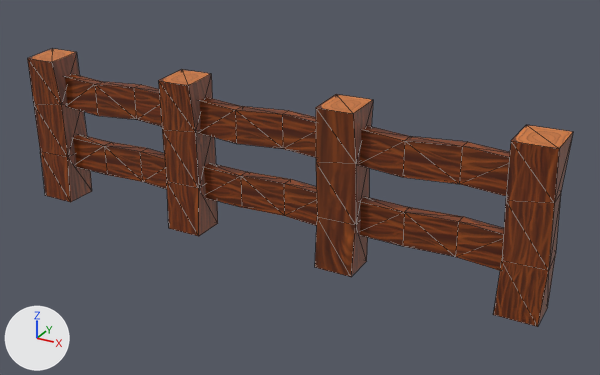
The OBJ model data/assets/fence/fence.obj: old version first, new version second.
Before and after are seen from a 50 mm lens placed at (2.198, -2.144, 1.312), pointed at (0.996, 0.04, 0.22). The axes (+X, +Y, +Z) are drawn at lower left. The lights are the same throughout. Mesh edges are drawn as thin lines. Where no turn or scale is listed for an object, it has been applied to the vertices.

Names of what the first picture shows: 'pfosten_main'.
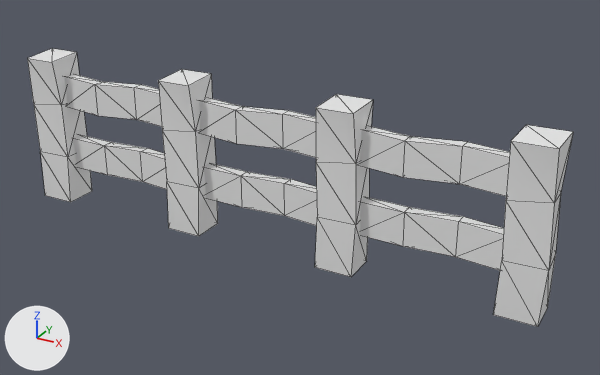
The newer file is also turned or shifted as a whole; pictures and numbers use the older file's frame.

The edits, one by one:
me_pfosten_main has 160 vertices, 280 faces and spans x -0.07..1.83, y -0.06..0.07, z 0.0..0.55.
me_pfosten_main no longer uses material mat_default_obj (picture img_fence_png).

What differs and where, as boxes (x1, y1, x2, y2) in the pictures (600 x 375 px):
'pfosten_main', recoloured (brown to grey): (27, 48, 573, 327) in both
